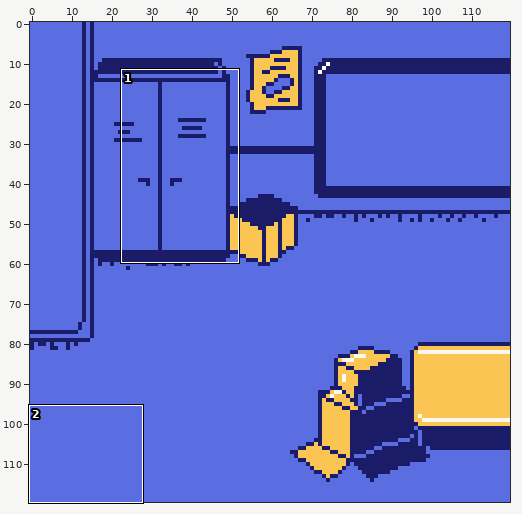
One commit to this pixel-art file: Sprites/Ambiente/Armazem 1.ase. The picture above shows the old version from afar; the outline marks the close-up.
Close-up. Earlier state:
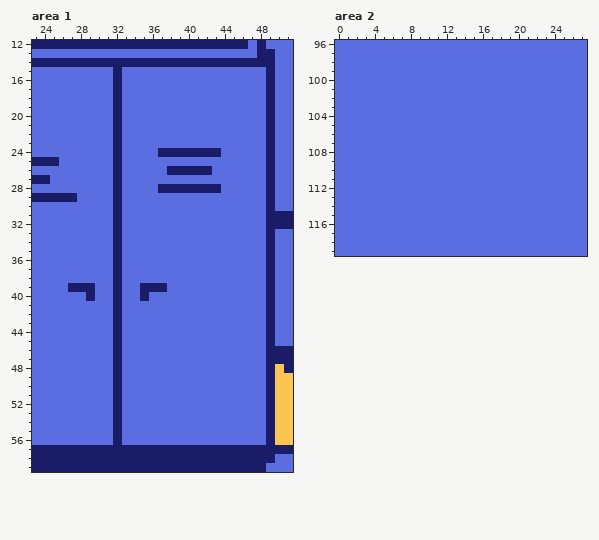
120x120 pixels, 1 frame. Shown: area 1: x 23..51, y 12..59; area 2: x 0..27, y 96..119.
The same view after the edit:
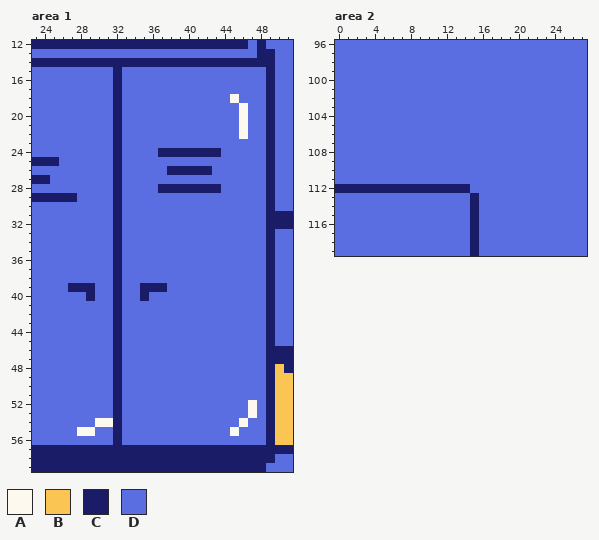
Palette (. is transparent): A #fef9ef  B #fbc553  C #1b1c67  D #5b6ee1
The exact change:
Area 1, layer "Layer 2":
Colour D gives way to colour A in row 18 at x 45; in rows 19 to 22 at x 46; in rows 52 to 53 at x 47; in row 54 at x 30 to 31 and 46; in row 55 at x 28 to 29 and 45.
Area 2, layer "Layer 2":
Colour D gives way to colour C in row 112 at x 0 to 14; in rows 113 to 119 at x 15.
Where, in picture pixels (left, top, right, bottom), the same in both close-ups:
changed: (230, 94, 248, 139)
changed: (230, 400, 257, 436)
changed: (77, 418, 113, 436)
changed: (335, 184, 479, 256)
